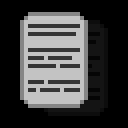
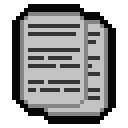
Comparing the layer stacks of the two w=128, h=128 images. Changes:
added layer "fg" above "Pasted Layer" over bbox(12, 4, 116, 124)
"document copy": opacity 10% → 100% over bbox(40, 20, 108, 116)
hid "Background" over bbox(0, 0, 128, 128)
